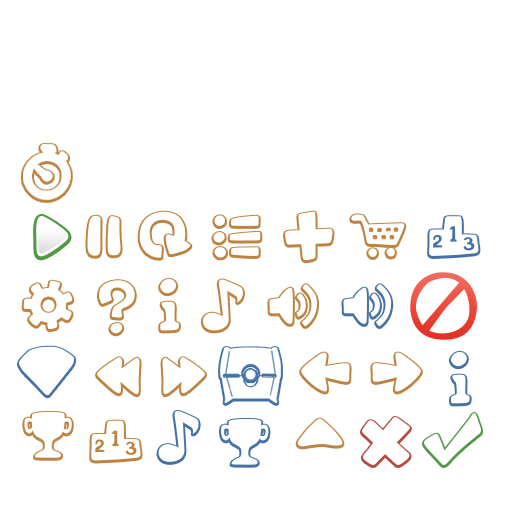
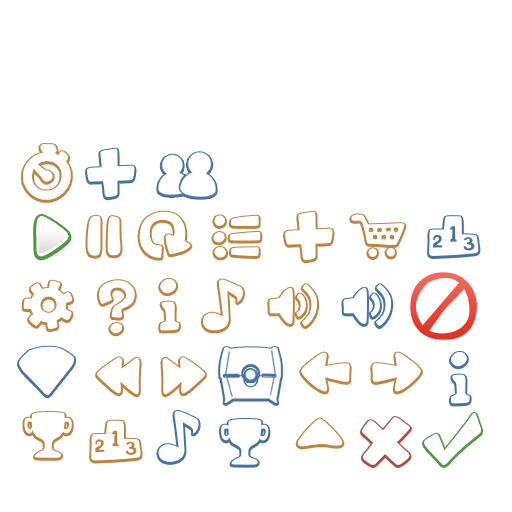
Layers edited between the first and the second 512px x 512px image:
added layer "Friends" above "+ icon copy" over [158,152,216,197]
added layer "+ icon copy" above "+ icon" over [87,148,135,198]
